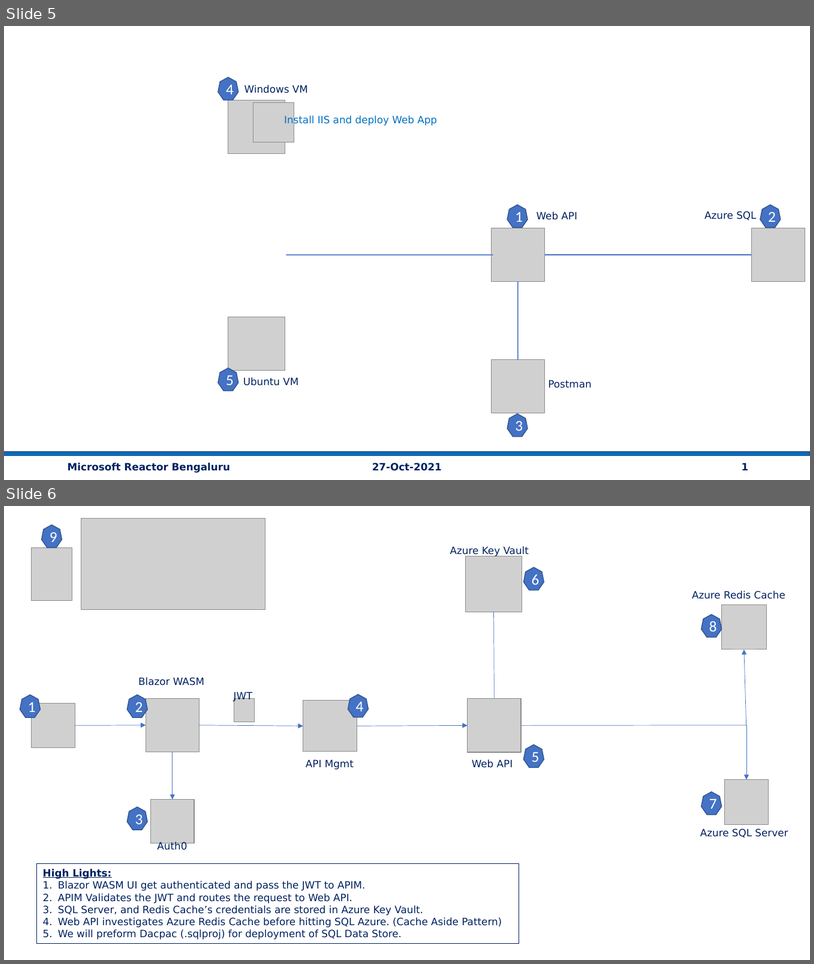
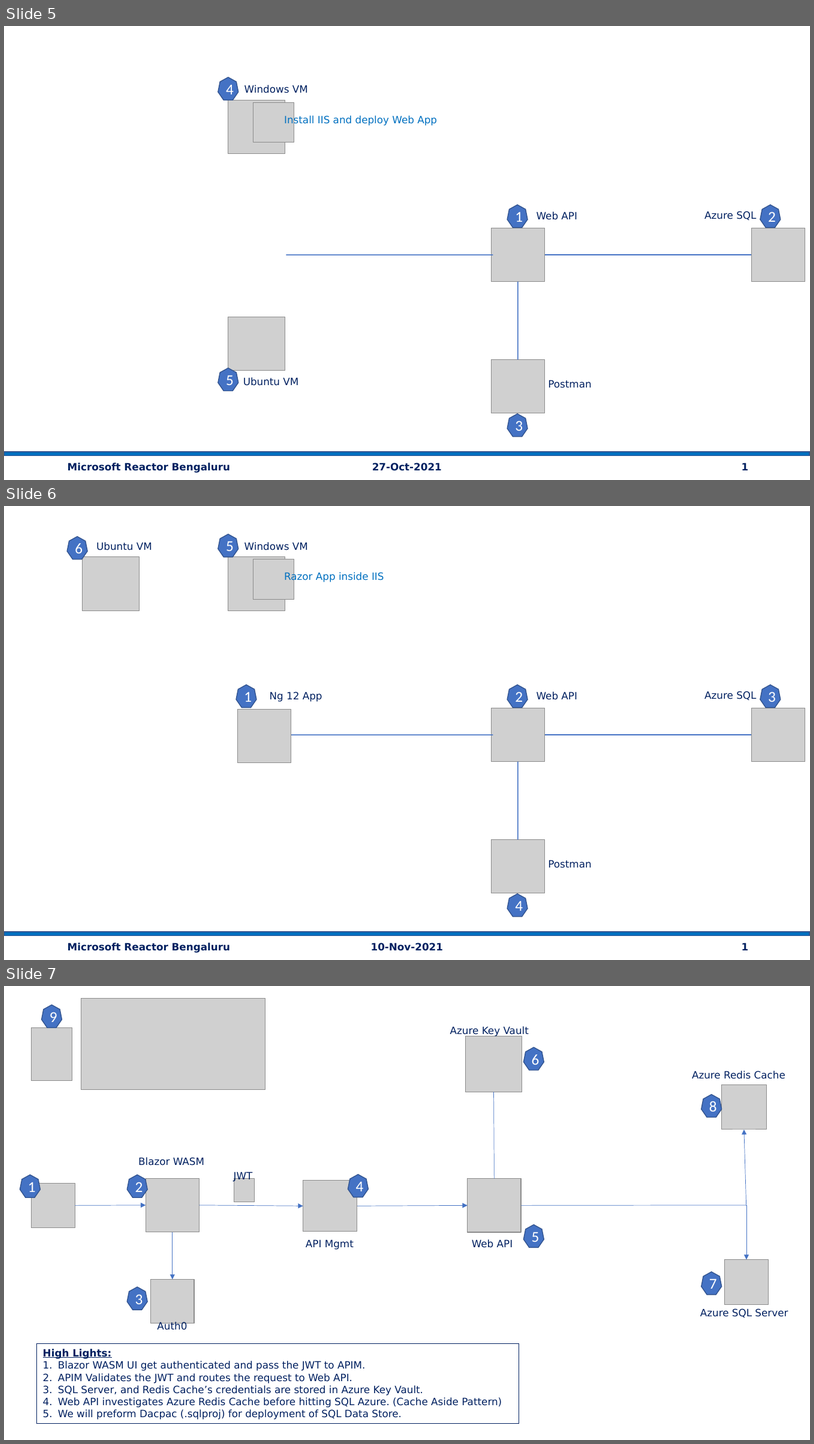
Before and after one commit to vishipayyallore/speaker_series_2021, a slide deck: MicrosoftReactor/Demos.pptx. Shown one above the other, each under a label of ours: slides 5 and 6 before the commit, slides 5, 6 and 7 after it. The pictures are 814x964 and 814x1444 pixels, drawn with LibreOffice and Linux fonts; fonts in the diff are those of the drawing; grey boxes stand for pictures. Boxes give left, top, right and bottom in pixels: in the first picture for what was removed or moved away, otherwise in the second. Text is boxed around its words. In the diff, an @@ line names an element or a change of style, - is before the commit and + after.

```diff
--- a/MicrosoftReactor/Demos.pptx
+++ b/MicrosoftReactor/Demos.pptx
@@ slide 6 added at [4,506,810,960], background #FFFFFF @@
@@ heptagon added at [67,536,87,559], fill #4472C4, outline #325491 1 pt, 18 pt, text #FFFFFF @@
+6
@@ heptagon added at [218,534,239,558], fill #4472C4, outline #325491 1 pt, 18 pt, text #FFFFFF @@
+5
@@ picture added at [83,557,140,610] @@
@@ text added at [96,542,152,550], 12 pt, text #002060 @@
+Ubuntu VM
@@ picture added at [228,557,285,610] @@
@@ text added at [245,542,308,550], 12 pt, text #002060 @@
+Windows VM
@@ picture added at [253,559,294,599] @@
@@ text added at [284,572,384,583], 12 pt, text #0070C0 @@
+Razor App inside IIS
@@ heptagon added at [236,684,257,708], fill #4472C4, outline #325491 1 pt, 18 pt, text #FFFFFF @@
+1
@@ heptagon added at [508,684,528,708], fill #4472C4, outline #325491 1 pt, 18 pt, text #FFFFFF @@
+2
@@ heptagon added at [761,684,782,708], fill #4472C4, outline #325491 1 pt, 18 pt, text #FFFFFF @@
+3
@@ text added at [270,691,323,702], 12 pt, text #002060 @@
+Ng 12 App
@@ text added at [537,691,578,700], 12 pt, text #002060 @@
+Web API
@@ text added at [705,691,756,700], 12 pt, text #002060 @@
+Azure SQL
@@ picture added at [237,709,291,763] @@
@@ picture added at [492,708,545,762] @@
@@ picture added at [752,708,806,762] @@
@@ line added from (287, 735) to (494, 735), #4472C4 1 pt @@
@@ line added from (545, 735) to (752, 735), #4472C4 1 pt @@
@@ line added from (518, 761) to (518, 840), #4472C4 1 pt @@
@@ picture added at [492,840,545,893] @@
@@ text added at [548,859,591,868], 12 pt, text #002060 @@
+Postman
@@ heptagon added at [508,894,528,917], fill #4472C4, outline #325491 1 pt, 18 pt, text #FFFFFF @@
+4
@@ rectangle added at [4,931,810,935], fill #0070C0, outline #325491 1 pt @@
@@ text added at [68,942,230,952], 12 pt, text #002060, bold @@
+Microsoft Reactor Bengaluru
@@ text added at [371,942,443,951], 12 pt, text #002060, bold @@
+10-Nov-2021
@@ text added at [742,942,749,950], 12 pt, text #002060, bold @@
+1
@@ what was slide 6 is now slide 7 @@
```
Also in this commit, not shown: 1 slide changed, 9 other files.
